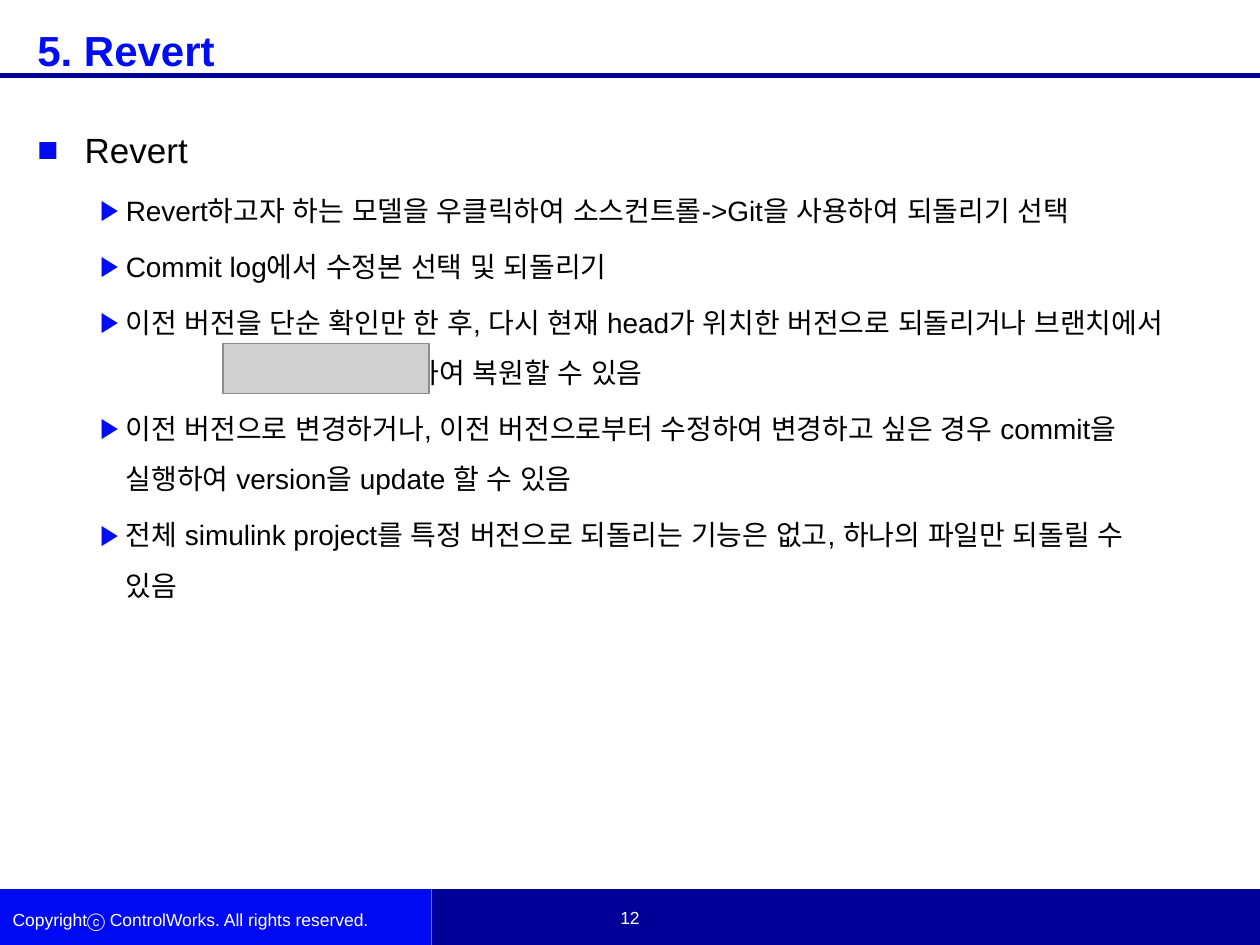
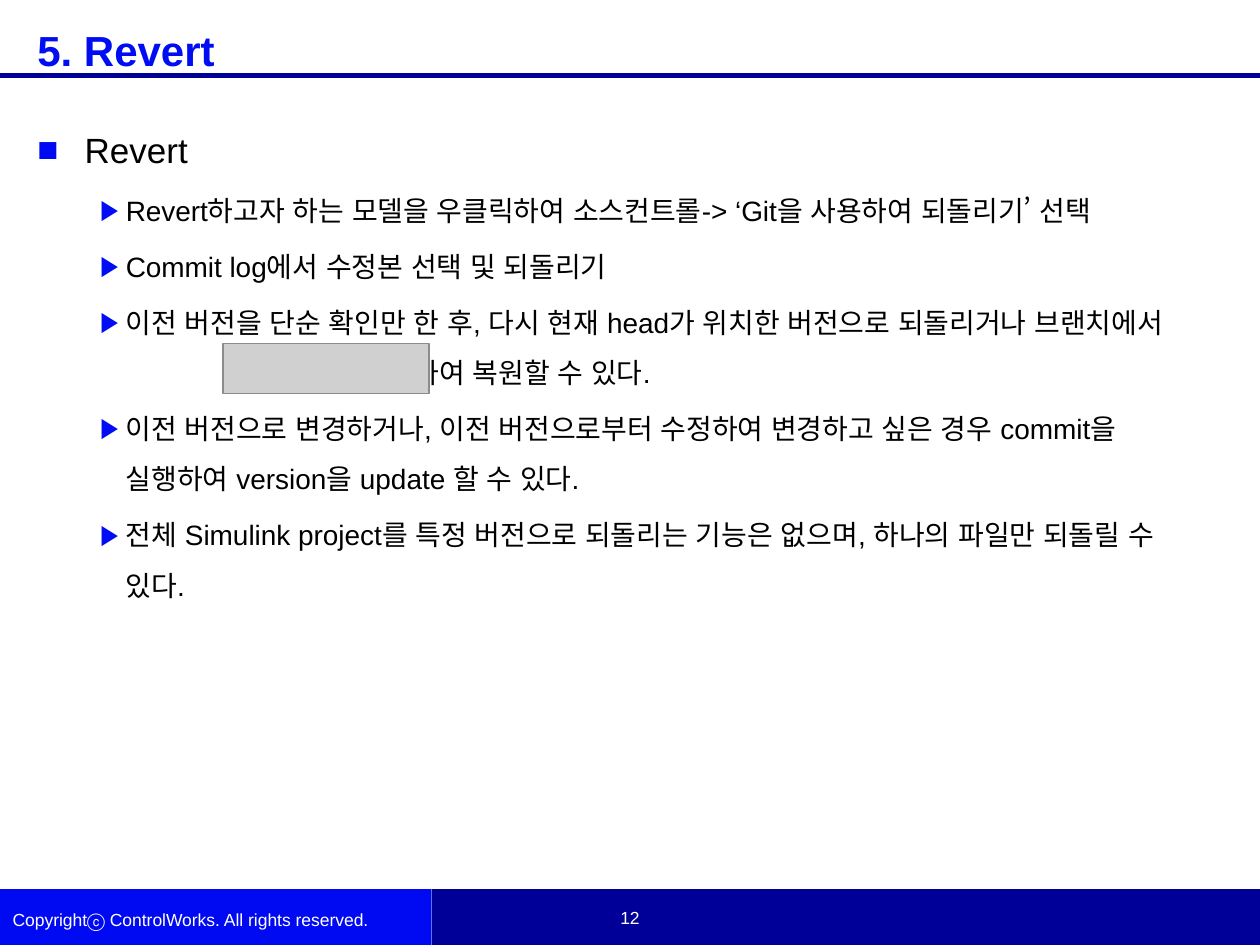
Before and after one commit to woojinKwon/kwj6355, a slide deck: slide 12 of Simulink Source Control.pptx. Drawn at 1260x945 pixels with LibreOffice and Linux fonts; fonts in the diff are those of the drawing; grey boxes stand for pictures; background and template pictures are left out. Boxes give left, top, right and bottom in pixels: in the first picture for what was removed or moved away, otherwise in the second. Text is boxed around its words. In the diff, an @@ line names an element or a change of style, - is before the commit and + after.

Commit message:
01.02 simulink ppt completed

```diff
--- a/Simulink Source Control.pptx
+++ b/Simulink Source Control.pptx
@@ text at <box>126,196,1090,224</box>: text changed @@
-  ▶ Revert하고자 하는 모델을 우클릭하여 소스컨트롤->Git을 사용하여 되돌리기 선택
+  ▶ Revert하고자 하는 모델을 우클릭하여 소스컨트롤-> ‘Git을 사용하여 되돌리기’ 선택
@@ text at <box>126,309,1162,599</box>: text changed @@
-  ▶ 이전 버전을 단순 확인만 한 후, 다시 현재 head가 위치한 버전으로 되돌리거나 브랜치에서 를 사용하여 복원할 수 있음
-  ▶ 이전 버전으로 변경하거나, 이전 버전으로부터 수정하여 변경하고 싶은 경우 commit을 실행하여 version을 update 할 수 있음
-  ▶ 전체 simulink project를 특정 버전으로 되돌리는 기능은 없고, 하나의 파일만 되돌릴 수 있음
+  ▶ 이전 버전을 단순 확인만 한 후, 다시 현재 head가 위치한 버전으로 되돌리거나 브랜치에서 를 사용하여 복원할 수 있다.
+  ▶ 이전 버전으로 변경하거나, 이전 버전으로부터 수정하여 변경하고 싶은 경우 commit을 실행하여 version을 update 할 수 있다.
+  ▶ 전체 Simulink project를 특정 버전으로 되돌리는 기능은 없으며, 하나의 파일만 되돌릴 수 있다.
```
Also in this commit, not shown: 12 other slides changed, 3 slides added.
